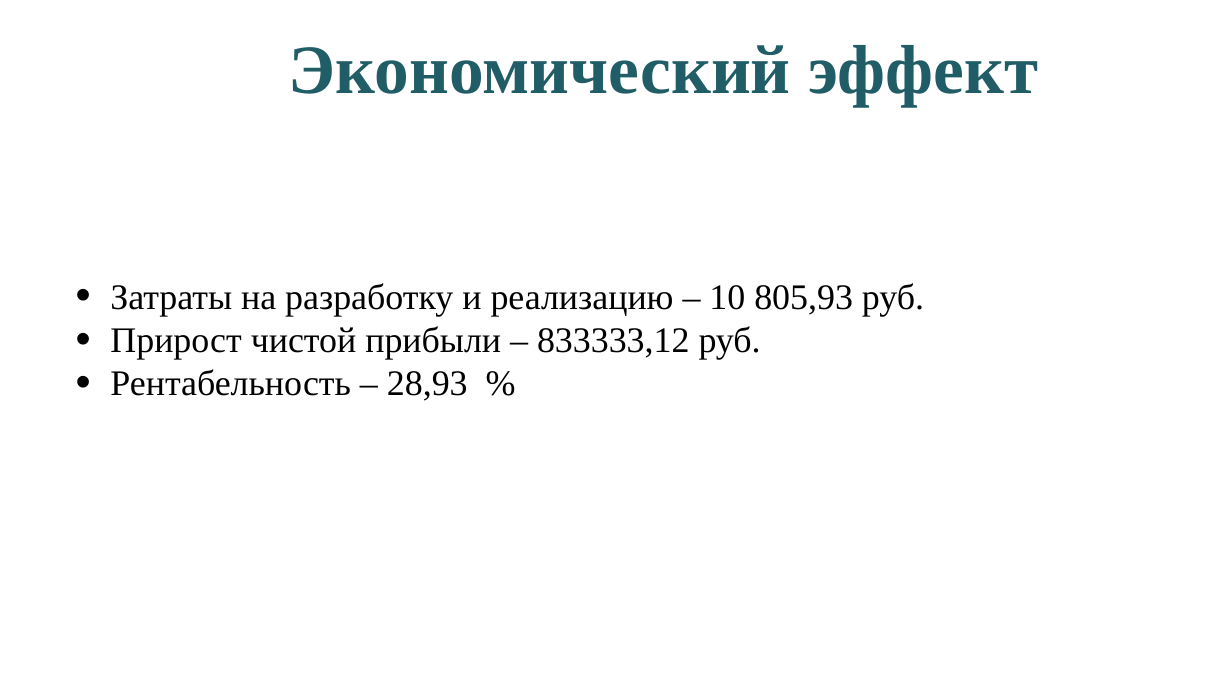
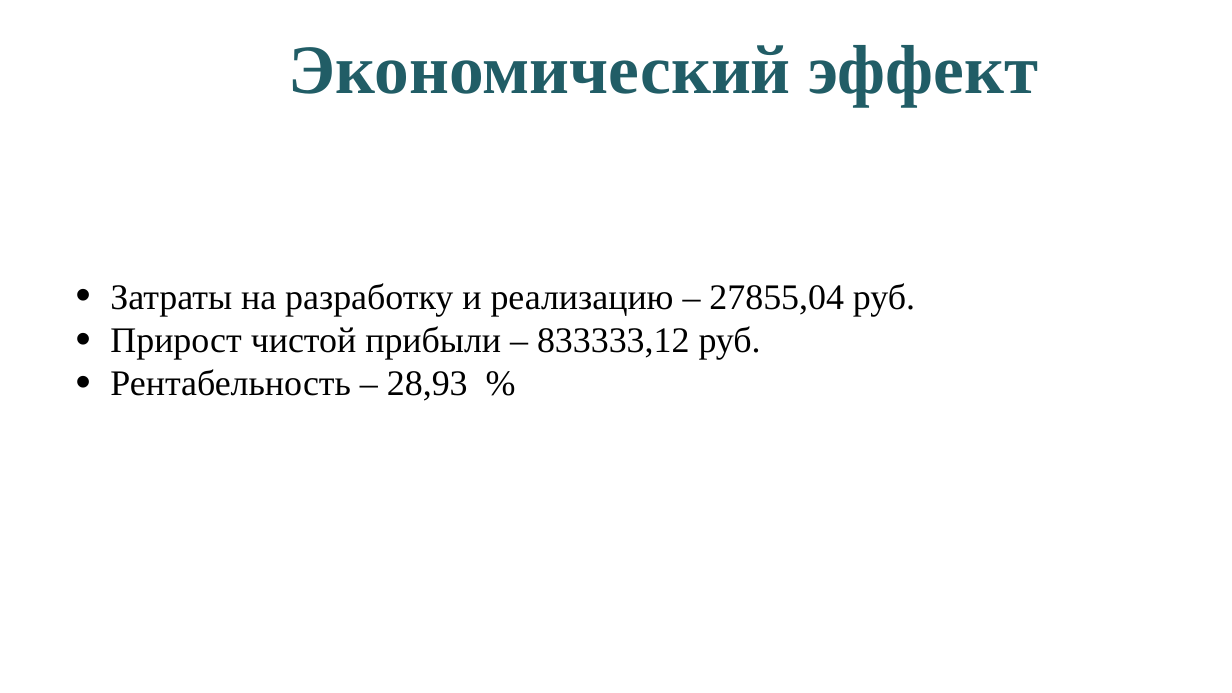
Before and after one commit to nastyatomchuk/diplom, a slide deck: slide 15 of Томчук А.С. Презентация.pptx. Drawn at 1232x693 pixels with LibreOffice and Linux fonts; fonts in the diff are those of the drawing; background and template pictures are left out. Boxes give left, top, right and bottom in pixels: in the first picture for what was removed or moved away, otherwise in the second. Text is boxed around its words. In the diff, an @@ line names an element or a change of style, - is before the commit and + after.

```diff
--- a/Томчук А.С. Презентация.pptx
+++ b/Томчук А.С. Презентация.pptx
@@ text at (x1=110, y1=283, x2=915, y2=316): text changed @@
-• Затраты на разработку и реализацию – 10 805,93 руб.
+• Затраты на разработку и реализацию – 27855,04 руб.
```
Also in this commit, not shown: 6 other slides changed, 1 other file.
